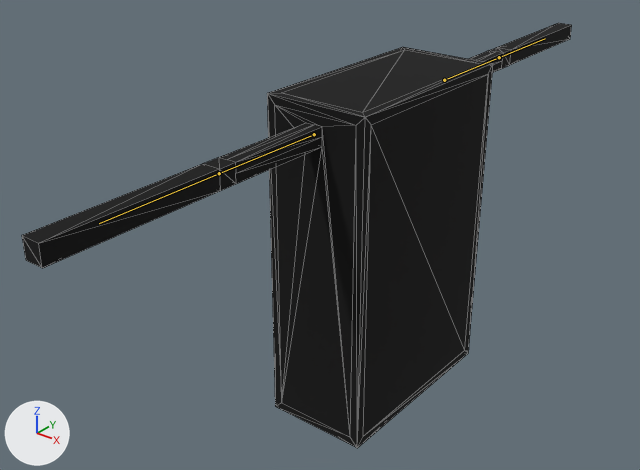
An edit to the FBX model ACASH/Assets/Models/Scholar 1.4.fbx, drawn before and after from the same camera.
Before and after are seen from a 50 mm lens placed at (5.14, -7.53, 6.37), pointed at (-0.28, -0.76, 2.17). Lighting does not change. The marker at lower left points along +X, +Y and +Z. The bones that change are drawn over the model as lines. Mesh edges are drawn as thin lines.

Names of what the first picture shows: 'Model'.
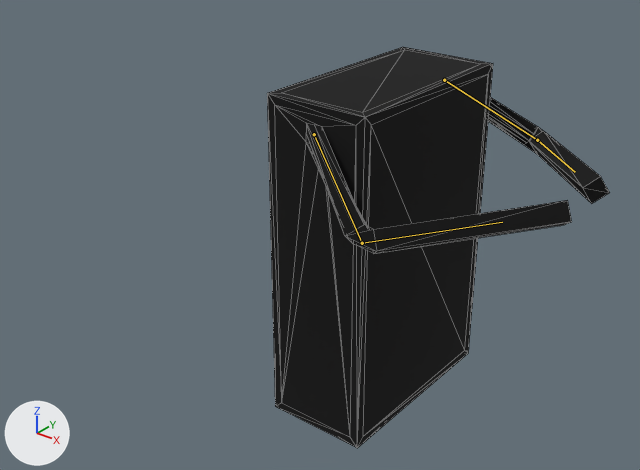
The newer file adds an action. The first version stands in its rest pose; the second is drawn at frame 64 of the action 'Scholar|Take Up'.

Location of each change, [x1, y1, x2, y2] in pixels of the pictures (640 x 470 px):
'Model', posed (38% narrower)
    before: [22, 23, 572, 448]
    after: [267, 47, 610, 448]
bone 'Arm_R_1', root to tip
    before: (314, 134) to (219, 173)
    after: (314, 134) to (362, 243)
bone 'Arm_R_2', root to tip
    before: (219, 173) to (99, 223)
    after: (362, 243) to (502, 222)
bone 'Arm_L_1', root to tip
    before: (444, 80) to (499, 57)
    after: (444, 80) to (537, 140)
bone 'Arm_L_2', root to tip
    before: (499, 57) to (545, 38)
    after: (537, 140) to (575, 172)

What the commit changed:
Bone 'Arm_R_1' (bone_arm_r_1) turns from (0, 0, 0) to (49, -5, 46) degrees about its own x, y and z.
Bone 'Arm_R_2' (bone_arm_r_2) turns from (0, 0, 0) to (71, -18, 25) degrees about its own x, y and z.
Bone 'Arm_L_1' (bone_arm_l_1) turns from (0, 0, 0) to (-36, -31, -41) degrees about its own x, y and z.
Bone 'Arm_L_2' (bone_arm_l_2) turns from (0, 0, 0) to (-25, -18, -71) degrees about its own x, y and z.
